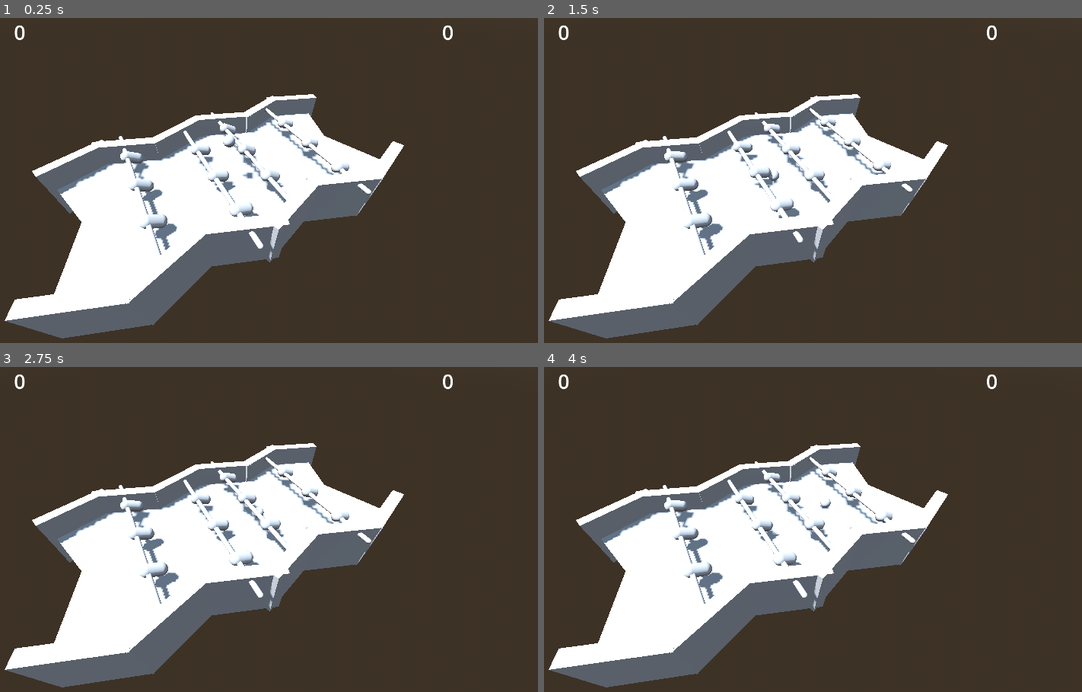
Above: before the commit, frames 1-4 (two rows, left to right).
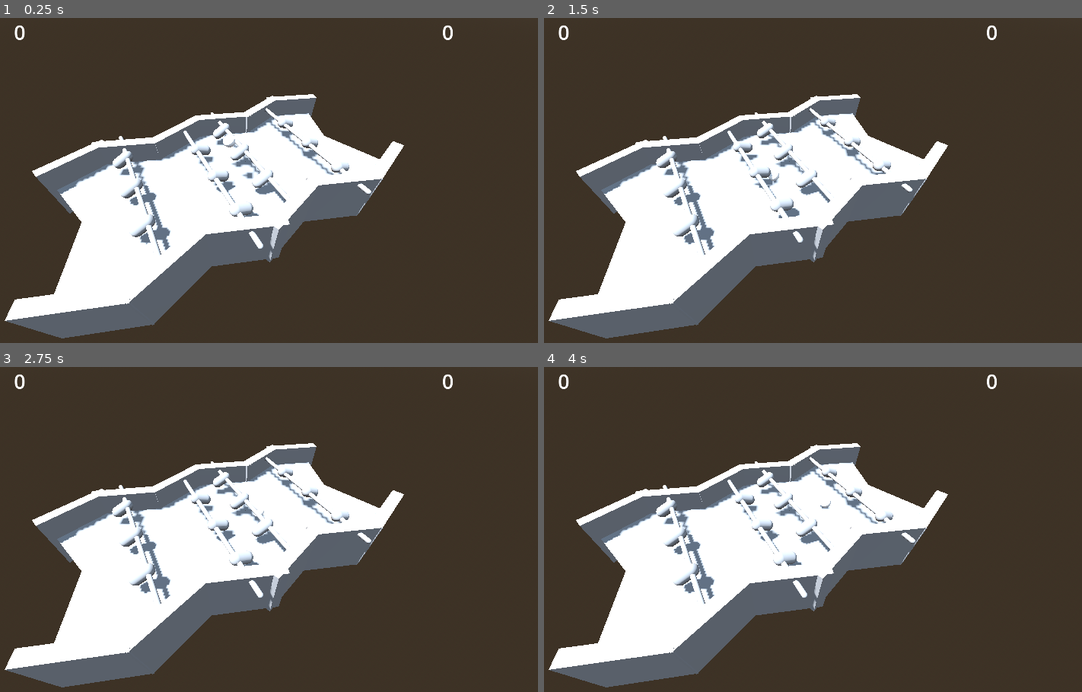
Above: after the commit, the same moments.

Repository: solacite/french-baby-feet
Game: Godot game, scene res://ui.tscn
Same seed, same stepped clock (60 frames per second), same inputs: the game is played once before the commit and once after it.
Inputs:
- Up to frame 1 (0.25 s): no input
- Up to frame 2 (1.5 s): tap Q (0) at 0.6 s; tap W (1) at 0.8, 1.35 s; tap Enter at 1.25 s
- Up to frame 3 (2.75 s): tap O (2) at 1.55, 2.1 s; tap P (3) at 2.3 s
- Up to frame 4 (4 s): tap P (3) at 2.85 s; tap Q (0) at 3.05, 3.6 s; tap W (1) at 3.8 s

The runs differ from the first frame. In frame 1, 1.1% of the frame differs, in the area x 20-53%, y 32-70%; in frame 2, 1.2%; in frame 3, 1.2%; in frame 4, 1.2%, in the area x 20-65%, y 31-70%.

Commit message:
goalpost

Diff:
--- /dev/null
+++ b/ball.gd
@@ -0,0 +1,8 @@
+extends RigidBody3D
+
+@onready var gpu_particles_3d: CPUParticles3D = $GPUParticles3D
+@onready var animation_player: AnimationPlayer = $AnimationPlayer
+
+func blow_up():
+	gpu_particles_3d.emitting = true
+	animation_player.play("blow_up_more")
--- a/ball.tscn
+++ b/ball.tscn
@@ -1,17 +1,95 @@
 [gd_scene format=3 uid="uid://bbswd1qjburcp"]
+
+[ext_resource type="Script" uid="uid://drh7jhgp2t1sb" path="res://ball.gd" id="1_x8fbi"]
 
 [sub_resource type="PhysicsMaterial" id="PhysicsMaterial_cbx31"]
 friction = 0.0
 
+[sub_resource type="StandardMaterial3D" id="StandardMaterial3D_x8fbi"]
+albedo_color = Color(1, 1, 1, 0)
+
 [sub_resource type="SphereMesh" id="SphereMesh_cbx31"]
+material = SubResource("StandardMaterial3D_x8fbi")
 
 [sub_resource type="SphereShape3D" id="SphereShape3D_x8fbi"]
 
+[sub_resource type="SphereMesh" id="SphereMesh_41u45"]
+radius = 0.25
+height = 0.5
+
+[sub_resource type="Animation" id="Animation_41u45"]
+length = 0.001
+tracks/0/type = "value"
+tracks/0/imported = false
+tracks/0/enabled = true
+tracks/0/path = NodePath("GPUParticles3D:emitting")
+tracks/0/interp = 1
+tracks/0/loop_wrap = true
+tracks/0/keys = {
+"times": PackedFloat32Array(0),
+"transitions": PackedFloat32Array(1),
+"update": 1,
+"values": [false]
+}
+
+[sub_resource type="Animation" id="Animation_ktgx5"]
+resource_name = "blow_up_more"
+tracks/0/type = "method"
+tracks/0/imported = false
+tracks/0/enabled = true
+tracks/0/path = NodePath(".")
+tracks/0/interp = 1
+tracks/0/loop_wrap = true
+tracks/0/keys = {
+"times": PackedFloat32Array(1),
+"transitions": PackedFloat32Array(1),
+"values": [{
+"args": [],
+"method": &"queue_free"
+}]
+}
+tracks/1/type = "value"
+tracks/1/imported = false
+tracks/1/enabled = true
+tracks/1/path = NodePath("GPUParticles3D:emitting")
+tracks/1/interp = 1
+tracks/1/loop_wrap = true
+tracks/1/keys = {
+"times": PackedFloat32Array(0),
+"transitions": PackedFloat32Array(1),
+"update": 1,
+"values": [true]
+}
+
+[sub_resource type="AnimationLibrary" id="AnimationLibrary_hgol0"]
+_data = {
+&"RESET": SubResource("Animation_41u45"),
+&"blow_up_more": SubResource("Animation_ktgx5")
+}
+
 [node name="Ball" type="RigidBody3D" unique_id=1398797421]
+collision_layer = 2
+collision_mask = 3
 physics_material_override = SubResource("PhysicsMaterial_cbx31")
+script = ExtResource("1_x8fbi")
 
 [node name="MeshInstance3D" type="MeshInstance3D" parent="." unique_id=1846888962]
 mesh = SubResource("SphereMesh_cbx31")
 
 [node name="CollisionShape3D" type="CollisionShape3D" parent="." unique_id=1221884346]
 shape = SubResource("SphereShape3D_x8fbi")
+
+[node name="GPUParticles3D" type="CPUParticles3D" parent="." unique_id=1561653895]
+emitting = false
+amount = 20
+one_shot = true
+explosiveness = 1.0
+fixed_fps = 30
+visibility_aabb = AABB(-4, -4, -4, 8, 8, 8)
+mesh = SubResource("SphereMesh_41u45")
+spread = 180.0
+initial_velocity_min = 20.0
+initial_velocity_max = 20.0
+
+[node name="AnimationPlayer" type="AnimationPlayer" parent="." unique_id=1654663918]
+libraries/ = SubResource("AnimationLibrary_hgol0")
--- a/im_node.tscn
+++ b/im_node.tscn
@@ -82,6 +82,9 @@
 }
 point_count = 2
 
+[sub_resource type="BoxShape3D" id="BoxShape3D_mibtd"]
+size = Vector3(15, 10, 1)
+
 [node name="Main" type="Node3D" unique_id=18269128 groups=["Main"]]
 script = ExtResource("1_m7ivn")
 ball_impulse = 2.0
@@ -386,4 +389,21 @@
 [node name="PathFollow3D" type="PathFollow3D" parent="CamPath" unique_id=1943362942]
 transform = Transform3D(-0.7753827, 0.3622383, -0.5172669, -1.4901163e-08, 0.8191192, 0.5736233, 0.6314916, 0.44477758, -0.6351309, -13.632731, 15.118021, -16.739075)
 
-[node name="Area3D" type="Area3D" parent="." unique_id=544395576]
+[node name="P1Goal" type="Area3D" parent="." unique_id=544395576]
+transform = Transform3D(1, 0, 0, 0, 1, 0, 0, 0, 1, 0, 0, 4.5)
+collision_layer = 0
+collision_mask = 2
+
+[node name="CollisionShape3D" type="CollisionShape3D" parent="P1Goal" unique_id=144169127]
+shape = SubResource("BoxShape3D_mibtd")
+
+[node name="P2Goal" type="Area3D" parent="." unique_id=1724940426]
+transform = Transform3D(1, 0, 0, 0, 1, 0, 0, 0, 1, 0, 0, -24.5)
+collision_layer = 0
+collision_mask = 2
+
+[node name="CollisionShape3D" type="CollisionShape3D" parent="P2Goal" unique_id=1377108957]
+shape = SubResource("BoxShape3D_mibtd")
+
+[connection signal="body_entered" from="P1Goal" to="." method="_on_p_1_goal_body_entered"]
+[connection signal="body_entered" from="P2Goal" to="." method="_on_p_2_goal_body_entered"]
--- a/main_script.gd
+++ b/main_script.gd
@@ -1,4 +1,6 @@
 extends Node3D
+
+@onready var UI = get_tree().get_first_node_in_group("UI")
 
 @export var ball_impulse = 0.5
 
@@ -16,6 +18,19 @@
 	# yeah there's probably a better notation for this but whatever
 	ball.apply_impulse(Vector3(randf_range(-ball_impulse, ball_impulse), randf_range(-ball_impulse, ball_impulse), randf_range(-ball_impulse, ball_impulse)))
 
+
 func _process(_delta: float) -> void:
 	if Input.is_action_just_pressed("restart"):
 		get_tree().reload_current_scene()
+
+
+func _on_p_1_goal_body_entered(body: Node3D) -> void:
+	body.blow_up()
+	UI.player_score(1)
+	spawn_ball()
+
+
+func _on_p_2_goal_body_entered(body: Node3D) -> void:
+	body.blow_up()
+	UI.player_score(2)
+	spawn_ball()
--- a/p_1.gd
+++ b/p_1.gd
@@ -1,7 +1,7 @@
 extends Node3D
 
 @export var backwards = 1
-@export var rotate_speed = 15
+@export var rotate_speed = 20
 @export var move_speed = 15
 @export var player_num = 1
 
@@ -26,6 +26,10 @@
 	if player_num == 2:
 		rotate_string = "2"
 		moving_string = "3"
+		target_rotations_dict = {
+			"right": 67,
+			"left": -67,
+		}
 
 func _physics_process(delta: float) -> void:
 
@@ -59,8 +63,6 @@
 
 		var temp_move = clamp(backline.position.x + moving * delta * move_speed * backwards, -1, 1)
 
-		#backline.set_deferred("position.x", temp_move)
-		#frontline.set_deferred("position.x", temp_move)
-		backline.position.x = clamp(backline.position.x + moving * delta * move_speed * backwards, -1, 1)
+		backline.position.x = temp_move
 		frontline.position.x = backline.position.x
 		dumb_fix = 0
--- a/project.godot
+++ b/project.godot
@@ -58,6 +58,11 @@
 ]
 }
 
+[layer_names]
+
+2d_physics/layer_1="Environment"
+2d_physics/layer_2="Ball"
+
 [physics]
 
 3d/physics_engine="Jolt Physics"
--- a/ui.gd
+++ b/ui.gd
@@ -11,7 +11,7 @@
 
 	if player_num == 1:
 		p1score += 1
-		p_1_score = p1score
+		p_1_score.text = str(p1score)
 	else:
 		p2score += 1
-		p_2_score = p2score
+		p_2_score.text = str(p2score)
Not shown, added: ball.gd.uid
